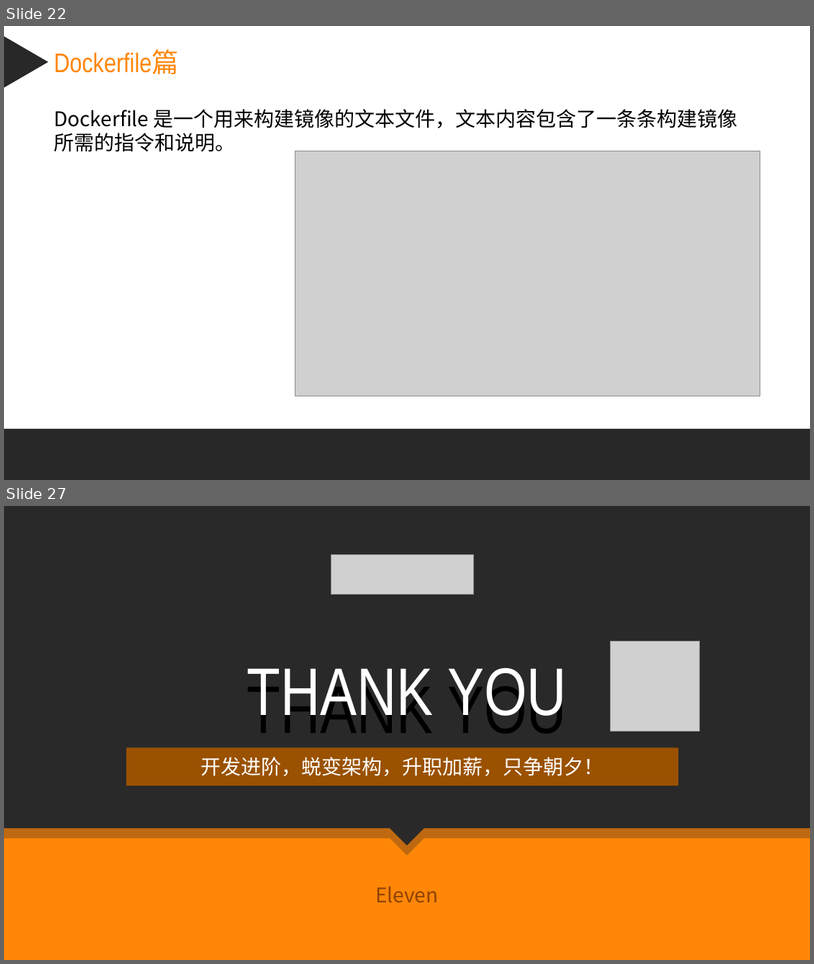
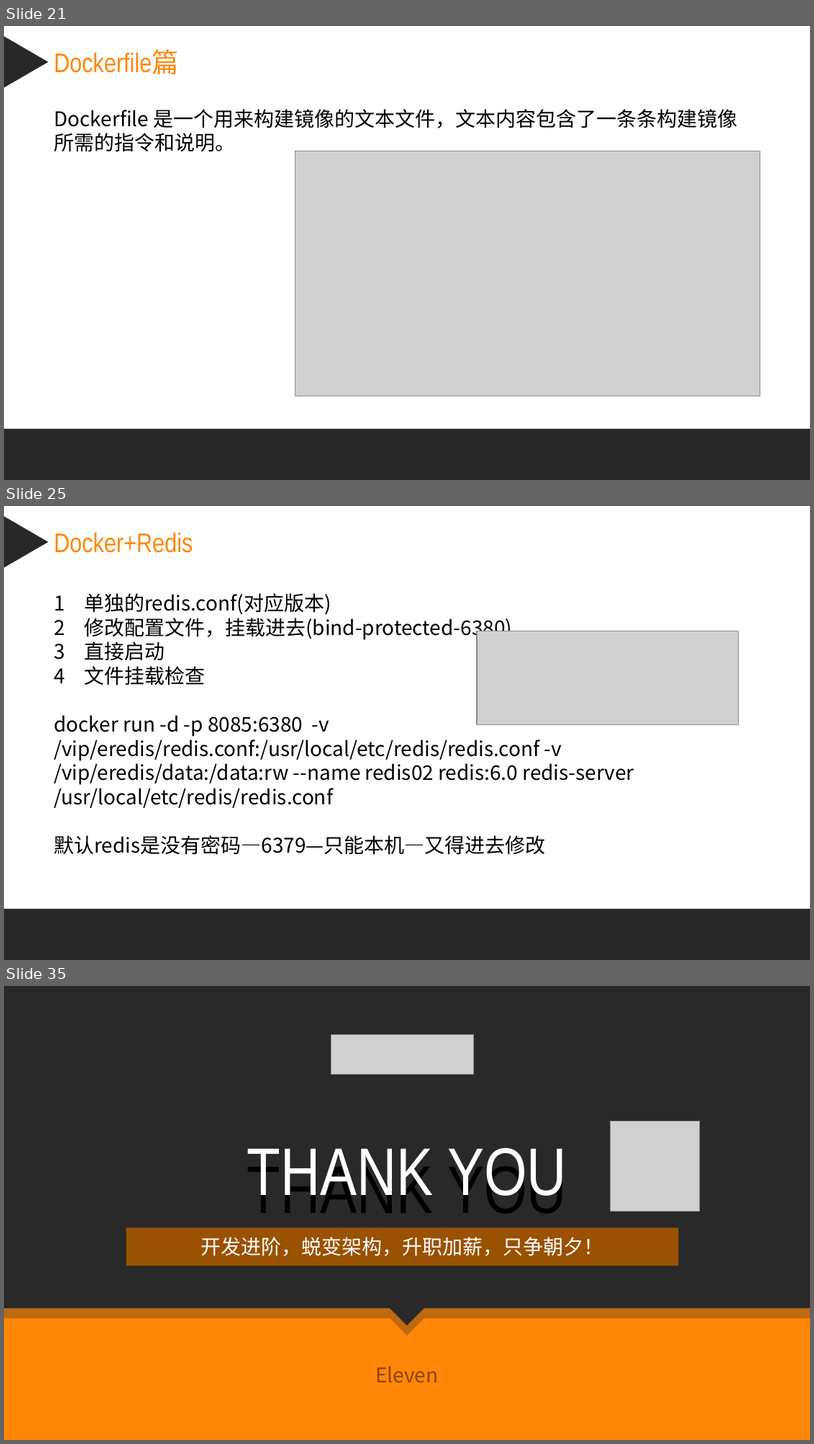
Before and after one commit to zq9999/document, a slide deck: 课件笔记/docker/Docker容器.pptx. Shown one above the other, each under a label of ours: slides 22 and 27 before the commit, slides 21, 25 and 35 after it; the slides between them are not shown. The pictures are 814x964 and 814x1444 pixels, drawn with LibreOffice and Linux fonts; fonts in the diff are those of the drawing; grey boxes stand for pictures. Boxes give left, top, right and bottom in pixels: in the first picture for what was removed or moved away, otherwise in the second. Text is boxed around its words. In the diff, an @@ line names an element or a change of style, - is before the commit and + after.

```diff
--- a/课件笔记/docker/Docker容器.pptx
+++ b/课件笔记/docker/Docker容器.pptx
@@ slide 25 added at (x1=4, y1=506, x2=810, y2=960), background #FFFFFF @@
@@ triangle added at (x1=5, y1=516, x2=49, y2=568), fill #282828 @@
@@ text added at (x1=54, y1=533, x2=193, y2=553), 24 pt, text #FF8607 @@
+Docker+Redis
@@ text added at (x1=54, y1=593, x2=634, y2=854), 18 pt, text #000000 @@
+1 单独的redis.conf(对应版本)
+2 修改配置文件，挂载进去(bind-protected-6380)
+3 直接启动
+4 文件挂载检查
+docker run -d -p 8085:6380 -v /vip/eredis/redis.conf:/usr/local/etc/redis/redis.conf -v /vip/eredis/data:/data:rw --name redis02 redis:6.0 redis-server /usr/local/etc/redis/redis.conf
+默认redis是没有密码—6379—只能本机—又得进去修改
@@ picture added at (x1=477, y1=631, x2=738, y2=725) @@
@@ rectangle added at (x1=4, y1=908, x2=810, y2=960), fill #282828 @@
@@ what was slide 22 is now slide 21 @@
@@ what was slide 27 is now slide 35 @@
```
Also in this commit, not shown: 10 slides changed, 7 other slides added, 16 other files.
